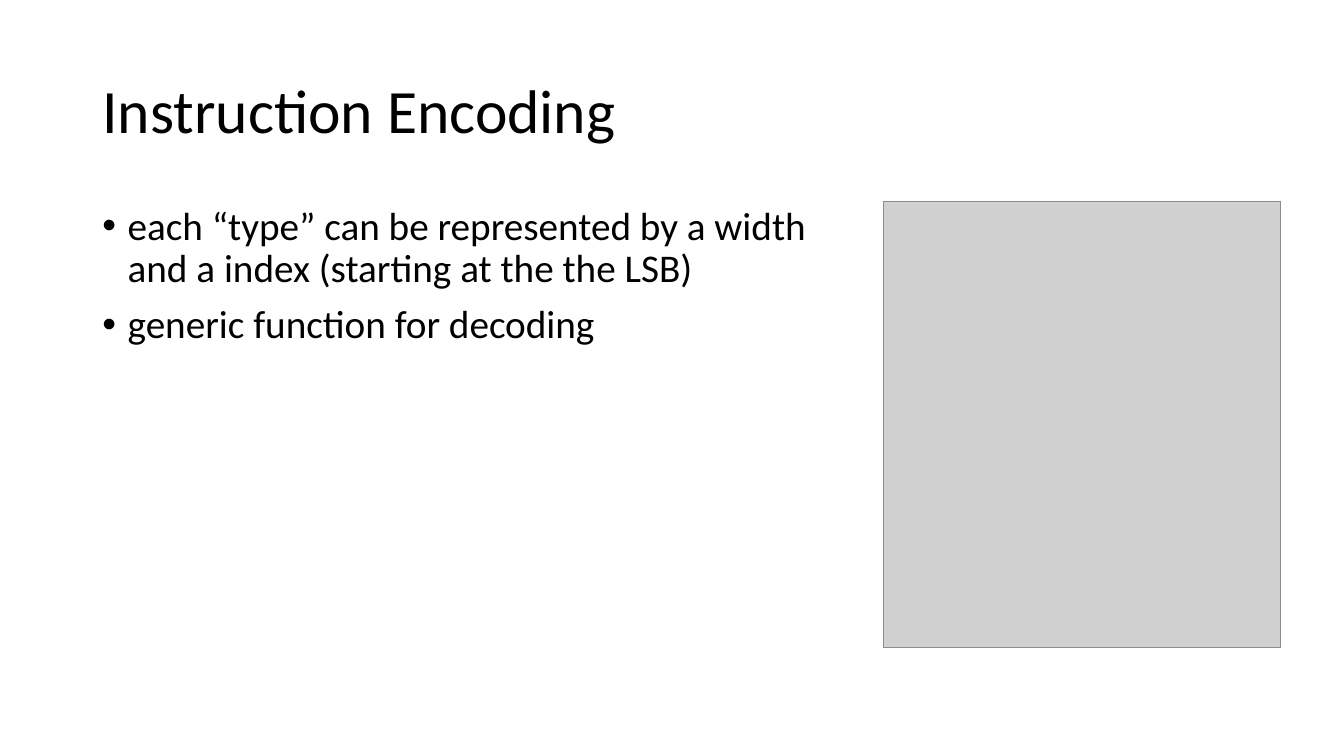
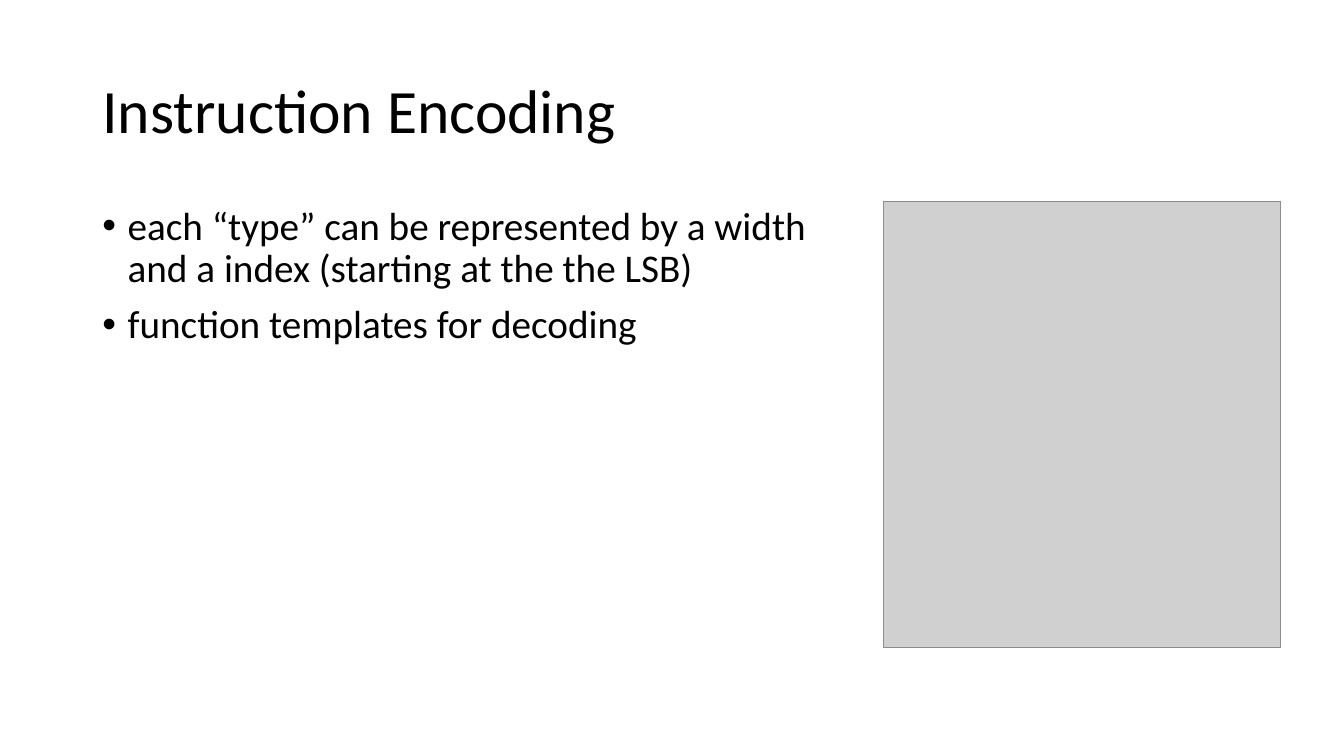
Before and after one commit to jochemarends/lc3, a slide deck: slide 5 of Virtual Machines.pptx. Drawn at 1344x756 pixels with LibreOffice and Linux fonts; fonts in the diff are those of the drawing; grey boxes stand for pictures. Boxes give left, top, right and bottom in pixels: in the first picture for what was removed or moved away, otherwise in the second. Text is boxed around its words. In the diff, an @@ line names an element or a change of style, - is before the commit and + after.

```diff
--- a/Virtual Machines.pptx
+++ b/Virtual Machines.pptx
@@ text at bbox=[128, 310, 636, 345]: text changed @@
-• generic function for decoding
+• function templates for decoding
```
Also in this commit, not shown: 2 other slides changed.
